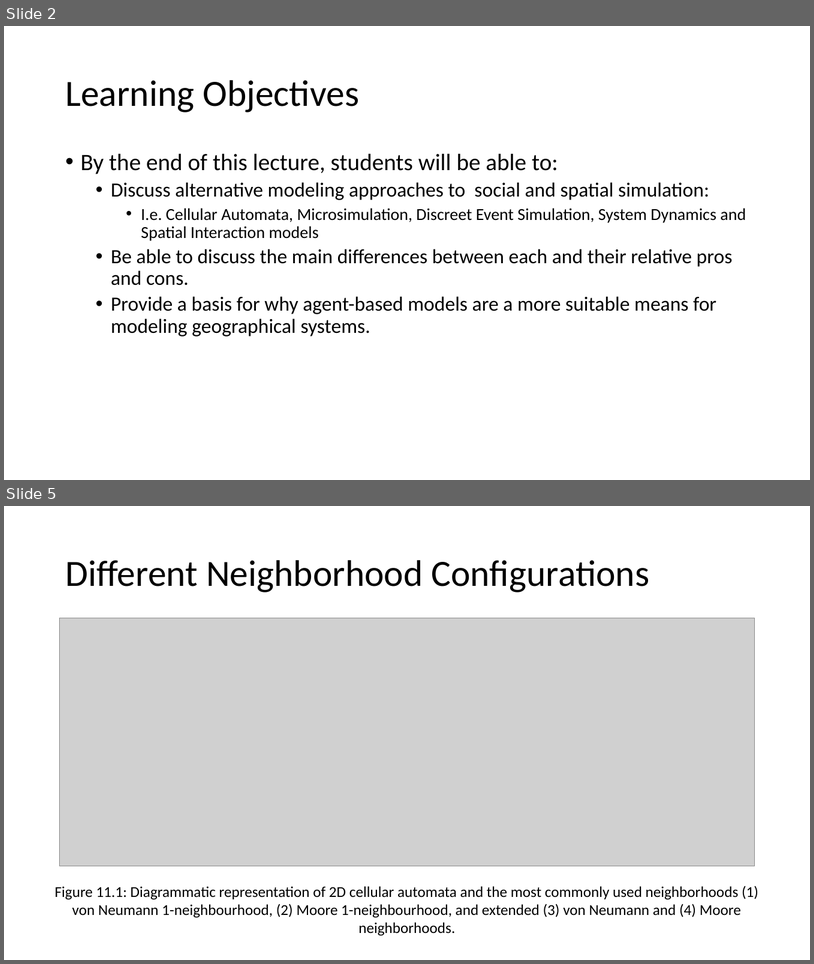
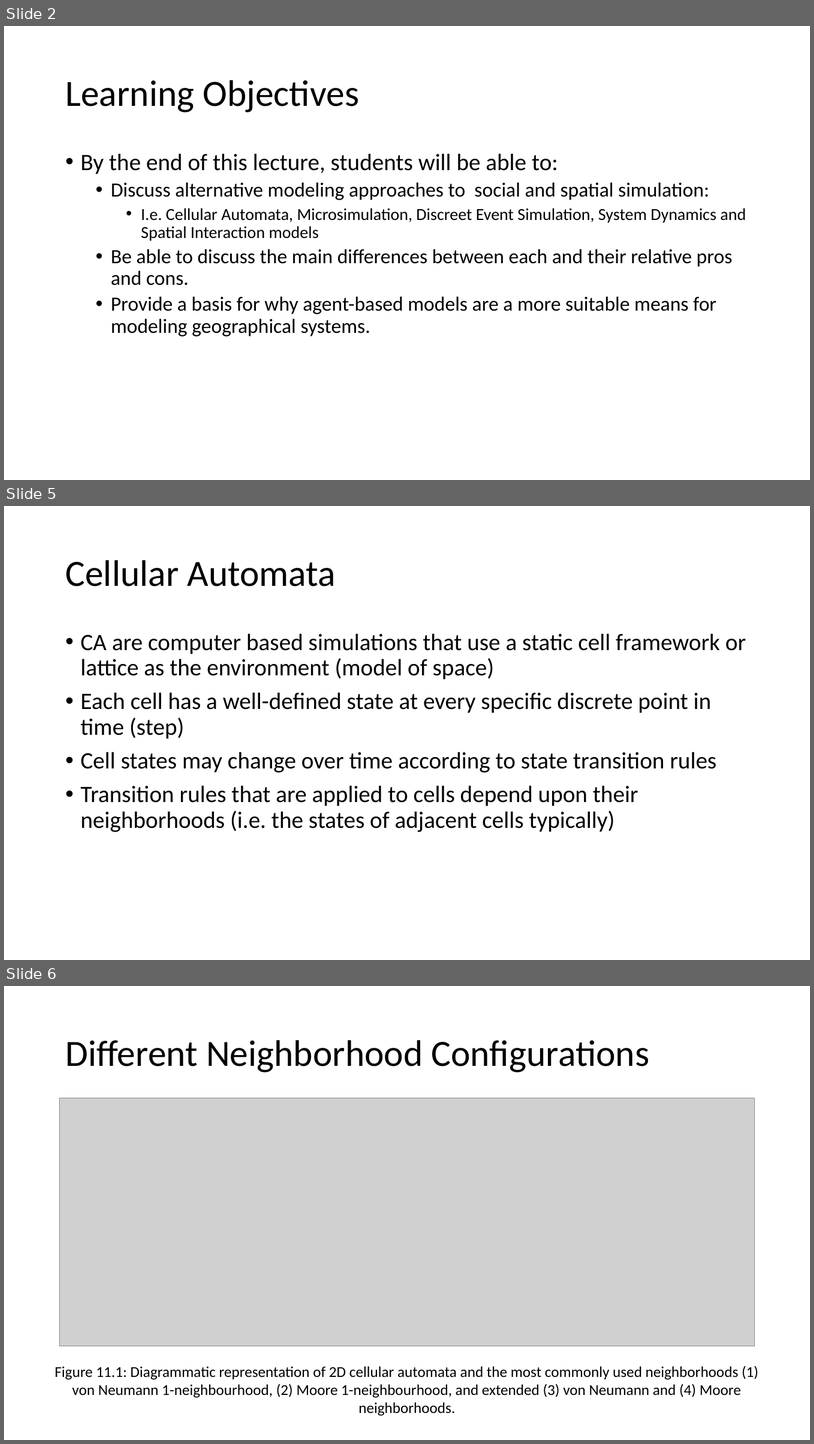
Before and after one commit to abmgis/abmgis, a slide deck: Chapter11-AlternativeModellingApproaches/Chapter11.pptx. Shown one above the other, each under a label of ours: slides 2 and 5 before the commit, slides 2, 5 and 6 after it; the slides between them are not shown. The pictures are 814x964 and 814x1444 pixels, drawn with LibreOffice and Linux fonts; fonts in the diff are those of the drawing; grey boxes stand for pictures. Boxes give left, top, right and bottom in pixels: in the first picture for what was removed or moved away, otherwise in the second. Text is boxed around its words. In the diff, an @@ line names an element or a change of style, - is before the commit and + after.

```diff
--- a/Chapter11-AlternativeModellingApproaches/Chapter11.pptx
+++ b/Chapter11-AlternativeModellingApproaches/Chapter11.pptx
@@ slide 5 added at bbox=[4, 506, 810, 960], background #FFFFFF @@
@@ title added at bbox=[65, 560, 336, 586], 44 pt, text #000000 @@
+Cellular Automata
@@ text added at bbox=[81, 633, 746, 832], 28 pt, text #000000 @@
+• CA are computer based simulations that use a static cell framework or lattice as the environment (model of space)
+• Each cell has a well-defined state at every specific discrete point in time (step)
+• Cell states may change over time according to state transition rules
+• Transition rules that are applied to cells depend upon their neighborhoods (i.e. the states of adjacent cells typically)
@@ what was slide 5 is now slide 6 @@
```
Also in this commit, not shown: 4 slides changed.
